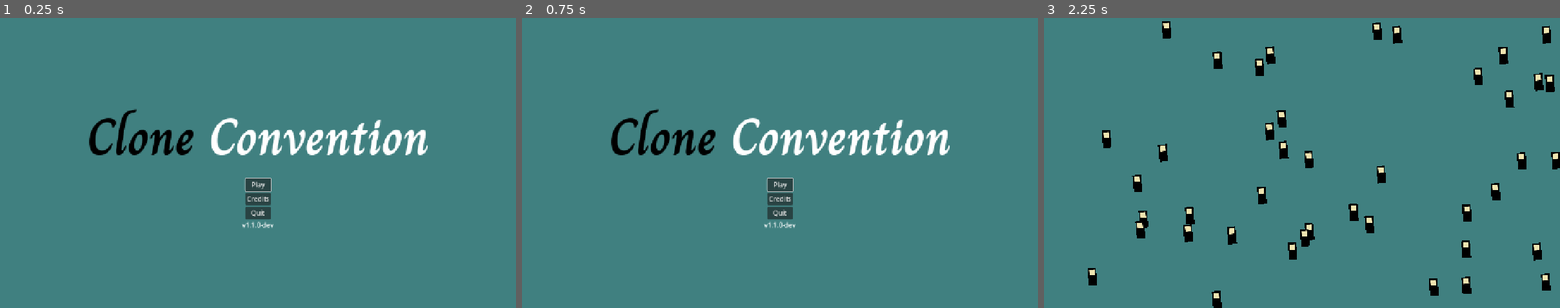
Above: before the commit, frames 1-3 (left to right).
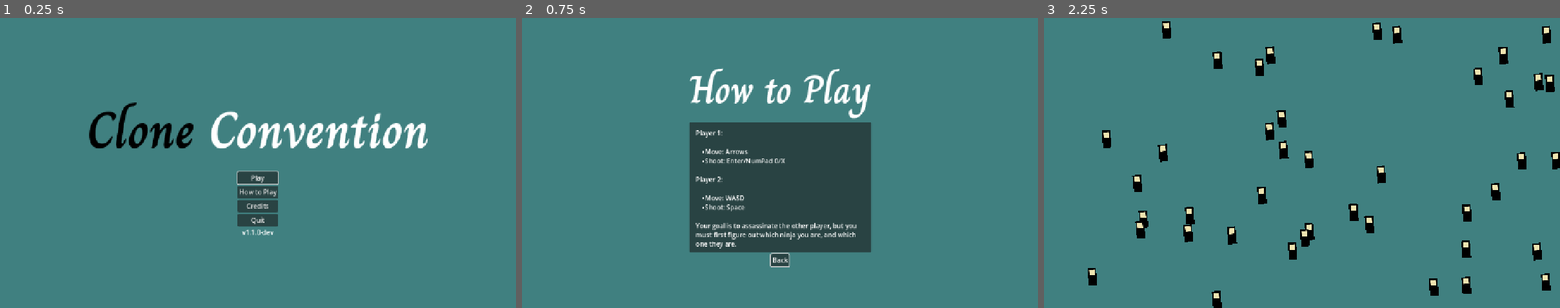
Above: after the commit, the same moments.

Repository: friedev/clone-convention
Game: Godot game, scene res://scenes/main.tscn
Two runs of this game, one before a commit and one after it. Both use one fixed random seed, a clock stepped at 60 frames per second and the inputs below.
Inputs (mouse positions are in pixels of both pictures, inside the frame that each line leads up to):
- Up to frame 1 (0.25 s): no input
- Up to frame 2 (0.75 s): click (780, 192) at 0.5 s, where only the run after the commit has a clickable "How to Play"
- Up to frame 3 (2.25 s): click (1302, 258) at 1.25 s, where only the run after the commit has a clickable "Back"; click "Play" at 2 s

The runs differ from the first frame. In frame 1, 5.0% of the frame differs, in the area x 17-83%, y 29-75%; in frame 2, 18%, in the area x 17-83%, y 17-86%; in frame 3, nothing differs.

Commit message:
Add "How to Play" menu

Diff:
--- a/scenes/main.tscn
+++ b/scenes/main.tscn
@@ -1,8 +1,9 @@
-[gd_scene load_steps=11 format=3 uid="uid://l8iygfqprflp"]
+[gd_scene load_steps=12 format=3 uid="uid://l8iygfqprflp"]
 
 [ext_resource type="Script" uid="uid://d0c6otxy834p0" path="res://scenes/main.gd" id="1_sugp2"]
 [ext_resource type="PackedScene" uid="uid://31psgy34774t" path="res://scenes/ninja.tscn" id="2_0wfyh"]
 [ext_resource type="PackedScene" uid="uid://btptdcsf7o1lc" path="res://scenes/menus/credits_menu.tscn" id="3_o6xl0"]
+[ext_resource type="PackedScene" uid="uid://ckeds4607axw" path="res://scenes/menus/how_to_play_menu.tscn" id="4_o6xl0"]
 [ext_resource type="PackedScene" uid="uid://cpgmxhix5jqaa" path="res://scenes/menus/game_over_menu.tscn" id="4_tipki"]
 [ext_resource type="PackedScene" uid="uid://dwbkolmyih02g" path="res://scenes/menus/main_menu.tscn" id="5_85g3d"]
 [ext_resource type="PackedScene" uid="uid://cswjis18hols6" path="res://scenes/menus/pause_menu.tscn" id="7_ya4ey"]
@@ -64,6 +65,10 @@
 visible = false
 layout_mode = 2
 
+[node name="HowToPlayMenu" parent="CanvasLayer/MarginContainer" instance=ExtResource("4_o6xl0")]
+visible = false
+layout_mode = 2
+
 [node name="CreditsMenu" parent="CanvasLayer/MarginContainer" instance=ExtResource("3_o6xl0")]
 visible = false
 layout_mode = 2
@@ -77,4 +82,5 @@
 layout_mode = 2
 
 [connection signal="credits_pressed" from="CanvasLayer/MarginContainer/MainMenu" to="CanvasLayer/MarginContainer/CreditsMenu" method="open"]
+[connection signal="how_to_play_pressed" from="CanvasLayer/MarginContainer/MainMenu" to="CanvasLayer/MarginContainer/HowToPlayMenu" method="open"]
 [connection signal="play_pressed" from="CanvasLayer/MarginContainer/MainMenu" to="." method="_on_main_menu_play_pressed"]
--- /dev/null
+++ b/scenes/menus/how_to_play_menu.tscn
@@ -0,0 +1,59 @@
+[gd_scene load_steps=4 format=3 uid="uid://ckeds4607axw"]
+
+[ext_resource type="Script" uid="uid://b0kup1urq7wrq" path="res://scenes/menus/menu.gd" id="1_uei3t"]
+[ext_resource type="Theme" uid="uid://drr7f6v8hdap" path="res://assets/themes/title_theme.tres" id="2_jrgeo"]
+[ext_resource type="Script" uid="uid://mxn3acp5o53q" path="res://scenes/menus/linked_label.gd" id="3_trqgs"]
+
+[node name="HowToPlayMenu" type="CenterContainer" node_paths=PackedStringArray("default_focus")]
+process_mode = 3
+script = ExtResource("1_uei3t")
+default_focus = NodePath("VBoxContainer/BackButton")
+
+[node name="VBoxContainer" type="VBoxContainer" parent="."]
+layout_mode = 2
+
+[node name="Label" type="Label" parent="VBoxContainer"]
+layout_mode = 2
+theme = ExtResource("2_jrgeo")
+text = "How to Play"
+horizontal_alignment = 1
+
+[node name="PanelContainer" type="PanelContainer" parent="VBoxContainer"]
+layout_mode = 2
+
+[node name="MarginContainer" type="MarginContainer" parent="VBoxContainer/PanelContainer"]
+layout_mode = 2
+theme_override_constants/margin_left = 16
+theme_override_constants/margin_top = 16
+theme_override_constants/margin_right = 16
+theme_override_constants/margin_bottom = 8
+
+[node name="RichTextLabel" type="RichTextLabel" parent="VBoxContainer/PanelContainer/MarginContainer"]
+custom_minimum_size = Vector2(320, 0)
+layout_mode = 2
+size_flags_vertical = 3
+bbcode_enabled = true
+text = "Player 1:
+
+[ul]
+Move: Arrows
+Shoot: Enter/NumPad 0/X
+[/ul]
+
+Player 2:
+
+[ul]
+Move: WASD
+Shoot: Space
+[/ul]
+
+Your goal is to assassinate the other player, but you must first figure out which ninja you are, and which one they are."
+fit_content = true
+script = ExtResource("3_trqgs")
+
+[node name="BackButton" type="Button" parent="VBoxContainer"]
+layout_mode = 2
+size_flags_horizontal = 4
+text = "Back"
+
+[connection signal="pressed" from="VBoxContainer/BackButton" to="." method="close"]
--- a/scenes/menus/main_menu.gd
+++ b/scenes/menus/main_menu.gd
@@ -1,6 +1,7 @@
 extends Menu
 
 signal play_pressed(previous: Menu)
+signal how_to_play_pressed(previous: Menu)
 signal credits_pressed(previous: Menu)
 
 
@@ -17,6 +18,11 @@
 	self.play_pressed.emit(self)
 
 
+func _on_how_to_play_button_pressed() -> void:
+	self.hide()
+	self.how_to_play_pressed.emit(self)
+
+
 func _on_credits_button_pressed() -> void:
 	self.hide()
 	self.credits_pressed.emit(self)
--- a/scenes/menus/main_menu.tscn
+++ b/scenes/menus/main_menu.tscn
@@ -43,6 +43,10 @@
 layout_mode = 2
 text = "Play"
 
+[node name="HowToPlayButton" type="Button" parent="VBoxContainer/VBoxContainer"]
+layout_mode = 2
+text = "How to Play"
+
 [node name="CreditsButton" type="Button" parent="VBoxContainer/VBoxContainer"]
 layout_mode = 2
 text = "Credits"
@@ -60,5 +64,6 @@
 script = ExtResource("3_ilqr0")
 
 [connection signal="pressed" from="VBoxContainer/VBoxContainer/PlayButton" to="." method="_on_play_button_pressed"]
+[connection signal="pressed" from="VBoxContainer/VBoxContainer/HowToPlayButton" to="." method="_on_how_to_play_button_pressed"]
 [connection signal="pressed" from="VBoxContainer/VBoxContainer/CreditsButton" to="." method="_on_credits_button_pressed"]
 [connection signal="pressed" from="VBoxContainer/VBoxContainer/QuitButton" to="." method="_on_quit_button_pressed"]
